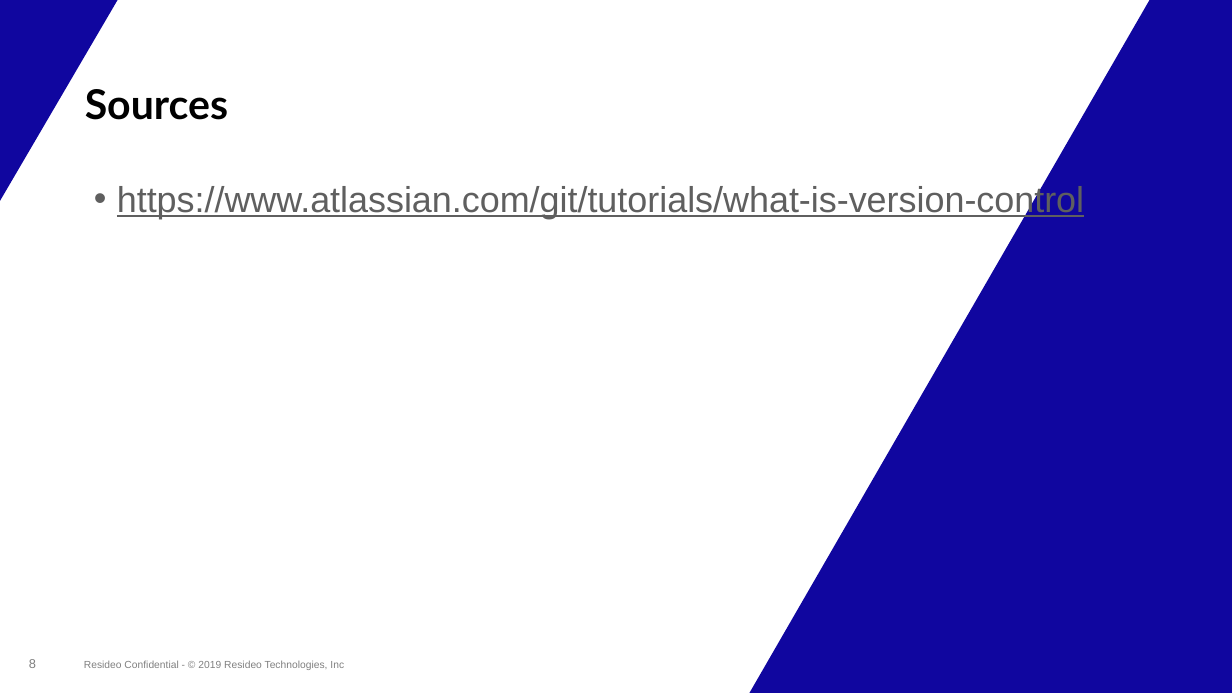
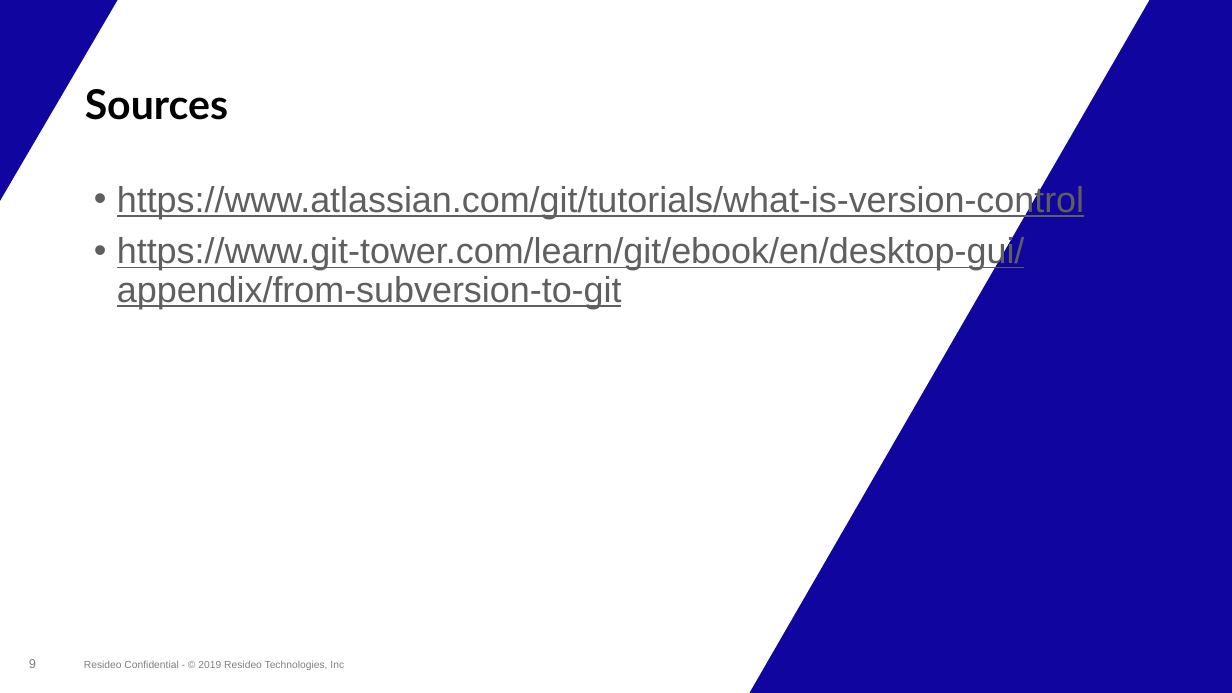
Before and after one commit to taraalma/00_Semestrei_IntroVCS, a slide deck: slide 10 of Documents/Version Control System.PPTX (slide 9 before the commit). Drawn at 1232x693 pixels with LibreOffice and Linux fonts; fonts in the diff are those of the drawing; background and template pictures are left out. Boxes give left, top, right and bottom in pixels: in the first picture for what was removed or moved away, otherwise in the second. Text is boxed around its words. In the diff, an @@ line names an element or a change of style, - is before the commit and + after.

```diff
--- a/Documents/Version Control System.PPTX
+++ b/Documents/Version Control System.PPTX
@@ text at box(117, 235, 1025, 309): paragraph added @@
+• https://www.git-tower.com/learn/git/ebook/en/desktop-gui/appendix/from-subversion-to-git
```
Also in this commit, not shown: 3 other slides changed, 1 slide added.
